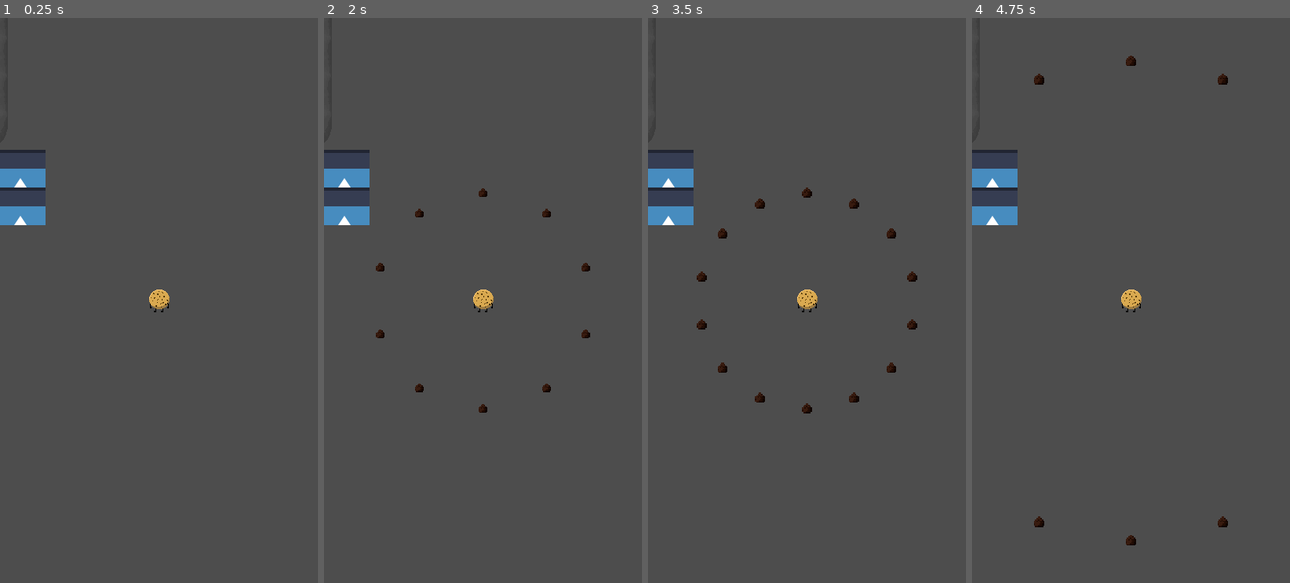
Above: before the commit, frames 1-4 (left to right).
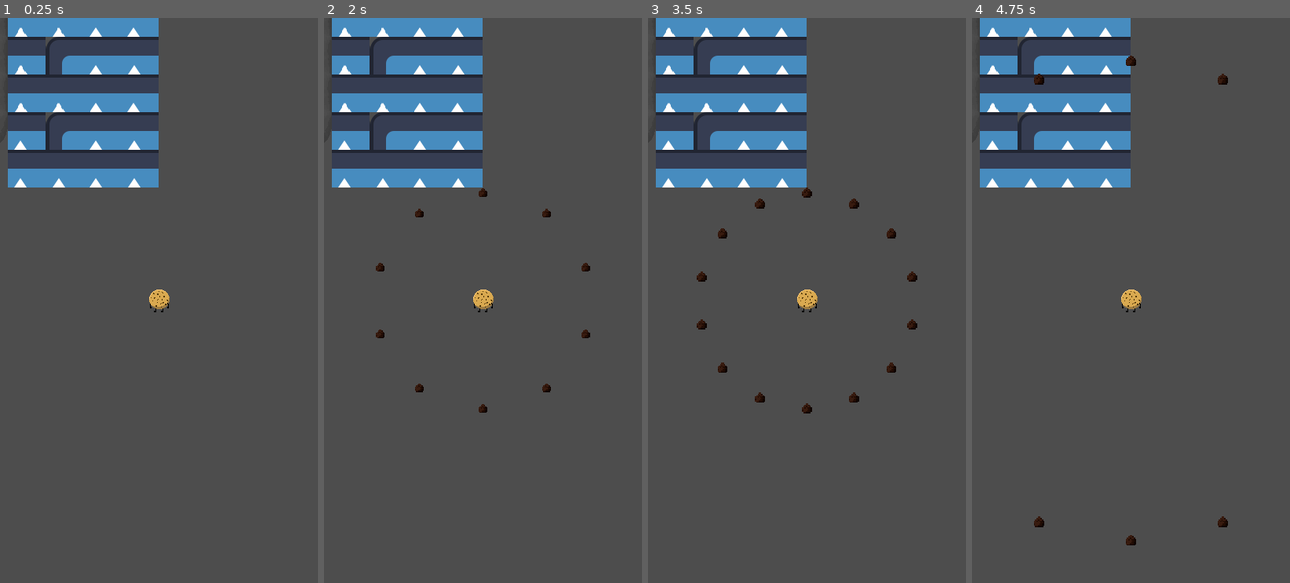
Above: after the commit, the same moments.

Repository: EightLimbed/Tasty-Terminator
Game: Godot game, scene res://Game/Game.tscn
Same seed, same stepped clock (60 frames per second), same inputs: the game is played once before the commit and once after it. The engine's default icon, where the game draws it, is replaced by a stand-in: a white triangle on a blue panel in a dark square.
Inputs (mouse positions are in pixels of both pictures, inside the frame that each line leads up to):
- Up to frame 1 (0.25 s): no input
- Up to frame 2 (2 s): tap Enter (ui_accept) at 0.5, 0.77, 1.25, 1.52 s; move the mouse to (552, 272) at 0.52 s; hold Right (ui_right) 0.53-1.28 s; move the mouse to (419, 328) at 1.27 s; hold Down (ui_down) from 1.28 s (still down)
- Up to frame 3 (3.5 s): move the mouse to (838, 176) at 2.02 s; release Down (ui_down) at 2.03 s; hold Right (ui_right) 2.03-2.78 s; tap Enter (ui_accept) at 2.75, 3.02 s; move the mouse to (791, 413) at 2.77 s; hold Up (ui_up) from 2.78 s (still down)
- Up to frame 4 (4.75 s): move the mouse to (1226, 385) at 3.52 s; release Up (ui_up) at 3.53 s; hold Left (ui_left) from 3.53 s (still down); tap Enter (ui_accept) at 3.77, 4.52 s; move the mouse to (1035, 215) at 4.27 s

The runs differ from the first frame. In frame 1, 8.9% of the frame differs, in the area x 0-50%, y 0-37%; in frame 2, 8.9%; in frame 3, 8.9%; in frame 4, 8.9%.

Commit message:
building gen v1

Diff:
--- a/World/World.gd
+++ b/World/World.gd
@@ -63,21 +63,30 @@
 											Vector2i(0,-1)]
 
 			random.seed = hash(updated_pos)
+			var sx = random.randi_range(3,4)
+			var sy = random.randi_range(3,4)
+			var build_size = Vector2i(sx,sy)
+			if not roads_cache.has(updated_pos):
 
-			var build_size = Vector2i(2,2)
-			if not roads_cache.has(updated_pos):
-				for d in len(directions):
-					if roads_cache.has(updated_pos +directions[d]):
+					if roads_cache.has(updated_pos +directions[0]*2) or roads_cache.has(updated_pos +directions[1]*2) or roads_cache.has(updated_pos +directions[2]*2)or roads_cache.has(updated_pos +directions[3]*2):
+						if random.randi_range(0,10) ==0:
 
-						if random.randi_range(0,10) ==10:
-
-								for i in build_size.x:
-									for j in build_size.y:
-										if d < 2:
-											i *= -directions[d].x
-										if d >1:
-											j *= -directions[d].y
-
-										#if not roads_cache.has(updated_pos+ Vector2i(i,j) ):
-										buildings.set_cell(updated_pos + Vector2i(i,j), 0, Vector2i(1,0))
-								buildings.set_cell(updated_pos, 0, Vector2i(0,0))
+							for i in build_size.x:
+								for j in build_size.y:
+									var cx = i
+									var cy = j
+									if cy> build_size.y/2:
+										cy -= build_size.y/2
+										cy*= -1
+									if cx> build_size.x/2:
+										cx -= build_size.x/2
+										cx*= -1
+									'''for d in directions.size():
+										if roads_cache.has(updated_pos +directions[d]):
+											if d <= 1:
+												cx = i * -directions[d].x
+											if d >=2:
+												cy = j* -directions[d].y '''
+									if not roads_cache.has(updated_pos + Vector2i(cx , cy)):
+										buildings.set_cell(updated_pos + (Vector2i(cx,cy)), 0, Vector2i(1,0))
+							buildings.set_cell(updated_pos, 0, Vector2i(0,0))
